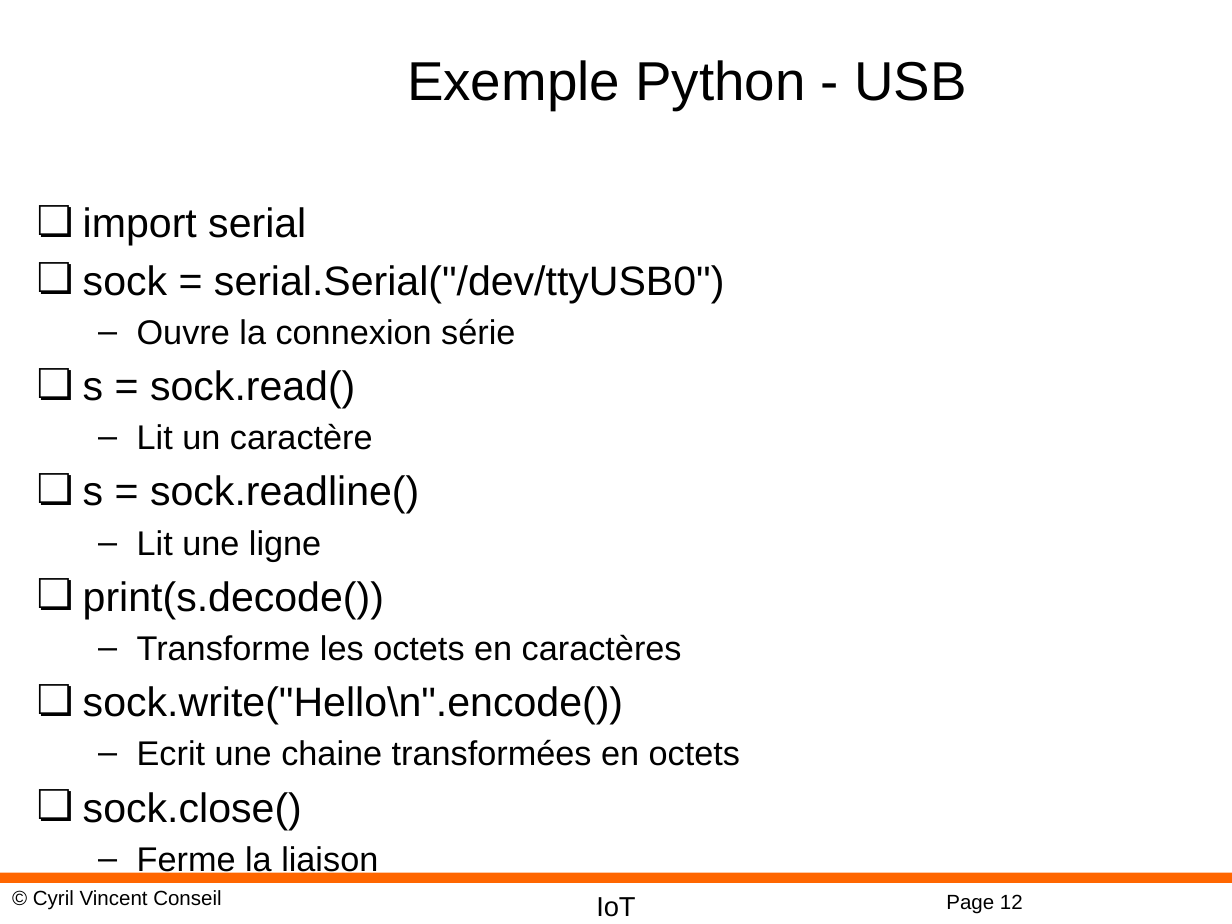
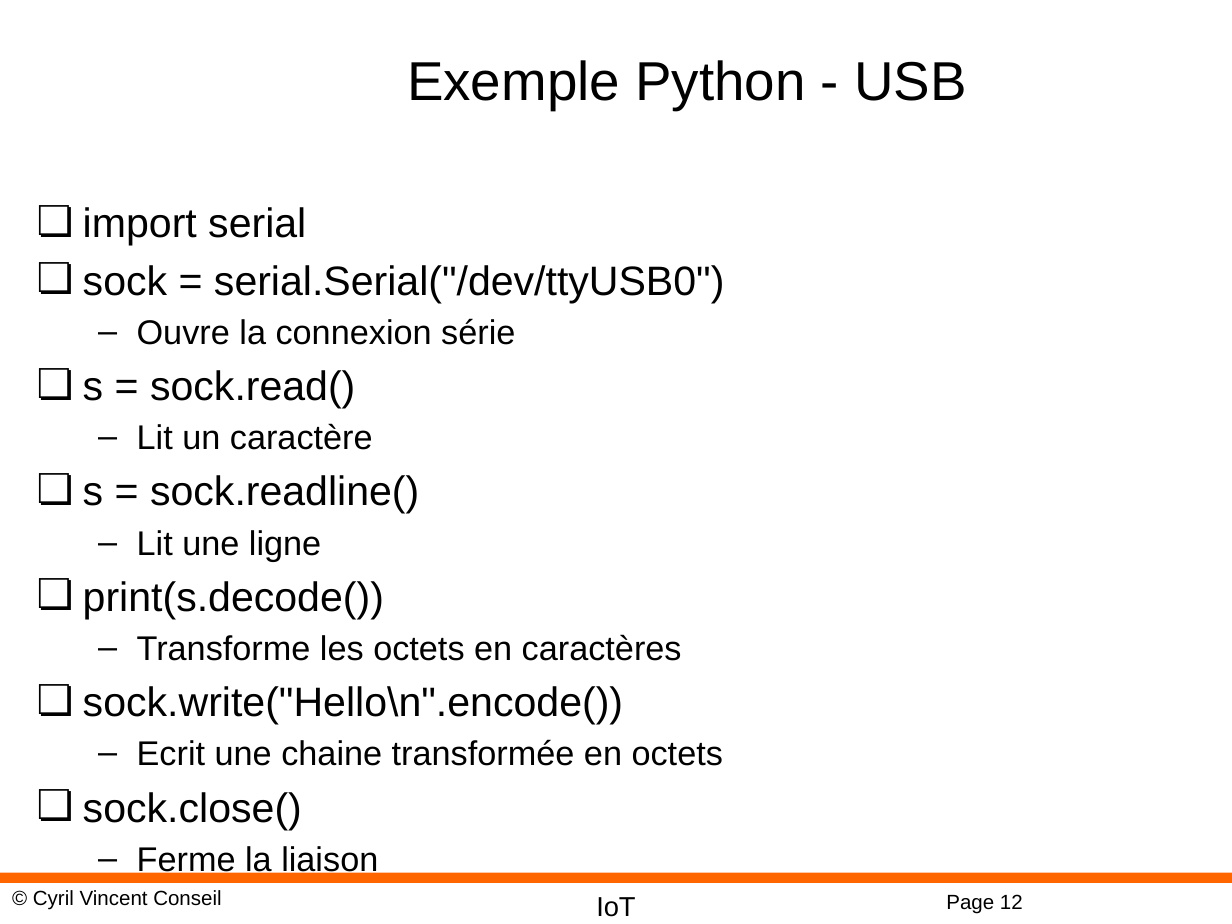
Before and after one commit to cyrilvincent/IoT, a slide deck: slide 12 of ppt/IoT08-Wire.pptx. Drawn at 1232x924 pixels with LibreOffice and Linux fonts; fonts in the diff are those of the drawing; background and template pictures are left out. Boxes give left, top, right and bottom in pixels: in the first picture for what was removed or moved away, otherwise in the second. Text is boxed around its words. In the diff, an @@ line names an element or a change of style, - is before the commit and + after.

```diff
--- a/ppt/IoT08-Wire.pptx
+++ b/ppt/IoT08-Wire.pptx
@@ text at [137, 739, 723, 766]: text changed @@
-  – Ecrit une chaine transformées en octets
+  – Ecrit une chaine transformée en octets
```
Also in this commit, not shown: 2 other slides changed, 35 other files.
